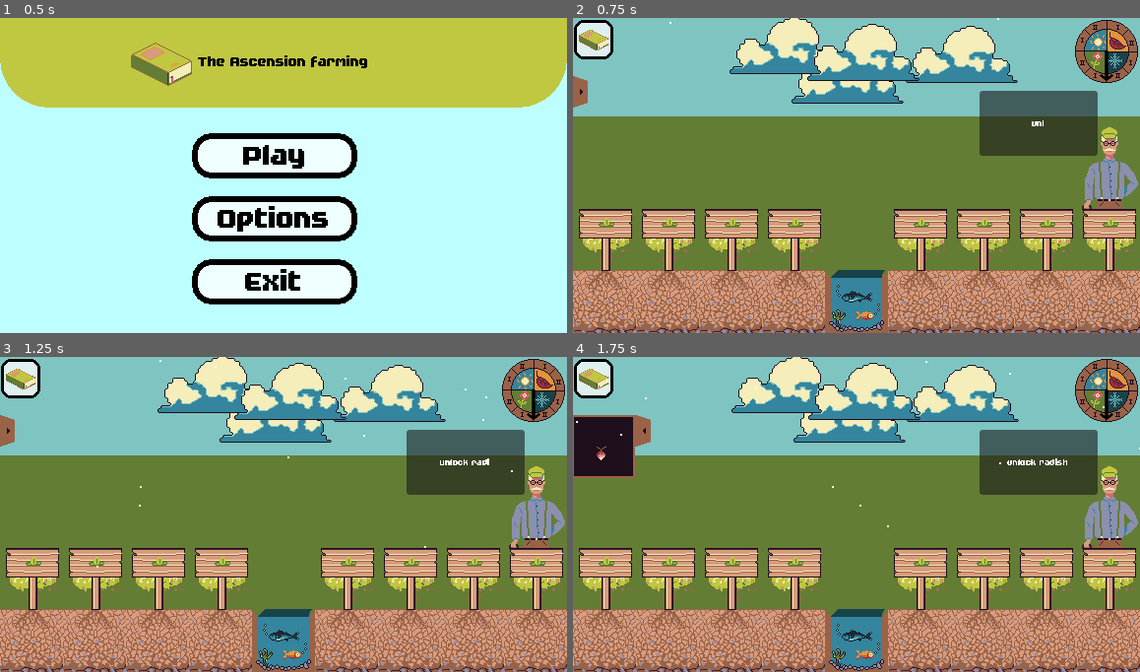
Above: before the commit, frames 1-4 (two rows, left to right).
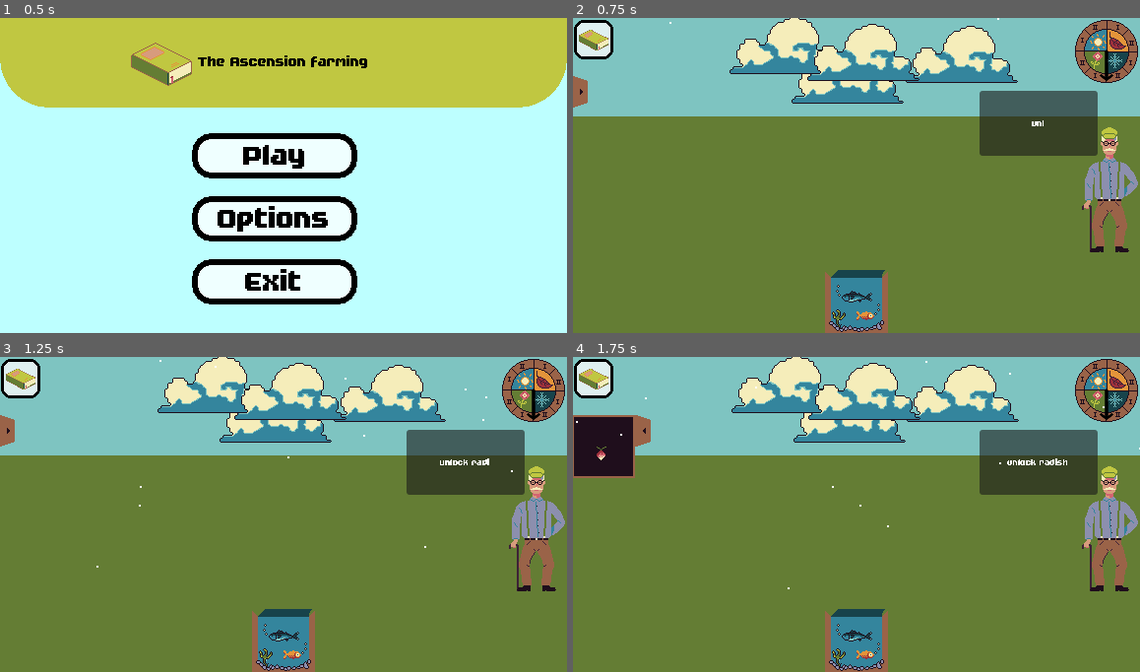
Above: after the commit, the same moments.

Repository: JustAlternate/Regenerative_Game_Jam
Game: Godot game, scene res://Scenes/menu.tscn
Same seed, same stepped clock (60 frames per second), same inputs: the game is played once before the commit and once after it.
Inputs (mouse positions are in pixels of both pictures, inside the frame that each line leads up to):
- Up to frame 1 (0.5 s): no input
- Up to frame 2 (0.75 s): click "Play" at 0.5 s
- Up to frame 3 (1.25 s): no input
- Up to frame 4 (1.75 s): click (590, 429) at 1.25 s

Frame 1 is identical in both runs. In frame 2, 27% of the frame differs, in the area x 0-100%, y 60-100%; in frame 3, 27%; in frame 4, 27%.
Error before the commit: Invalid assignment of property or key 'flip_h' with value of type 'bool' on a base object of type 'null instance'. (res://Scripts/plante.gd:185)

Commit message:
j'avais oublié de push ça, tien je te commit la gueule

Diff:
--- a/Scenes/plante.tscn
+++ b/Scenes/plante.tscn
@@ -1,28 +1,35 @@
 [gd_scene load_steps=85 format=3 uid="uid://c5fwrbut46wua"]
 
 [ext_resource type="Script" path="res://Scripts/plante.gd" id="1_y1icu"]
-[ext_resource type="Texture2D" uid="uid://bbvbeuti548n0" path="res://Assets/Plant/sprite-ail.png" id="2_f3og3"]
-[ext_resource type="Texture2D" uid="uid://b2pcc55u4mark" path="res://Assets/Plant/sprite-carrot.png" id="2_yptac"]
-[ext_resource type="Texture2D" uid="uid://dqvwtfurguo8m" path="res://Assets/Plant/sprite-radis.png" id="3_pf3go"]
-[ext_resource type="Texture2D" uid="uid://uvuh0myxm3vh" path="res://Assets/Plant/sprite-ble-V2.png" id="4_5w2th"]
-[ext_resource type="Texture2D" uid="uid://7ydp27xjr1d7" path="res://Assets/Plant/sprite-mais.png" id="4_ibk1u"]
-[ext_resource type="Texture2D" uid="uid://xgtqpdmkpdqj" path="res://Assets/Plant/sprite-poirreau.png" id="4_r44fc"]
-[ext_resource type="Texture2D" uid="uid://bnkf58rsixitq" path="res://Assets/Plant/sprite-tomate.png" id="4_v1td6"]
-[ext_resource type="Texture2D" uid="uid://crmf2ruwxkbrl" path="res://Assets/Plant/sprite-menthe.png" id="5_isf36"]
-[ext_resource type="Texture2D" uid="uid://ep38aaoh4p40" path="res://Assets/Plant/sprite-petit-pois.png" id="5_ohc3g"]
-[ext_resource type="Texture2D" uid="uid://du4ohw7mwa21e" path="res://Assets/Plant/sprite-courgette.png" id="5_y042f"]
-[ext_resource type="Texture2D" uid="uid://br1p3dold0lt6" path="res://Assets/sprites/vide_64x128.png" id="6_gtc40"]
-[ext_resource type="Texture2D" uid="uid://wj8fjqbdxgj0" path="res://Assets/Plant/sprite-thym.png" id="7_hduq0"]
-[ext_resource type="Texture2D" uid="uid://bqdv6gfouruea" path="res://Assets/Plant/sprite-citrouille.png" id="8_1cvg5"]
-[ext_resource type="Texture2D" uid="uid://ccbw6ia37dk52" path="res://Assets/Plant/sprite-vigne1.png" id="9_dv5hg"]
-[ext_resource type="Texture2D" uid="uid://ckfvr0mls834w" path="res://Assets/sprites/dirt_3_cailloux.png" id="16_j2quf"]
-[ext_resource type="Texture2D" uid="uid://dwjga0ich5452" path="res://Assets/Plant/sprite-panneau.png" id="17_fa14v"]
-[ext_resource type="Texture2D" uid="uid://bmlvvcf2iy174" path="res://Assets/Plant/sprite-iconeplante.png" id="18_ipay2"]
-[ext_resource type="AudioStream" uid="uid://rg8ung2lj7fx" path="res://Assets/sfx/planting.wav" id="19_p0ofx"]
-[ext_resource type="PackedScene" uid="uid://b05j16p7wwoul" path="res://Scenes/sound_pool.tscn" id="20_2bs1f"]
-[ext_resource type="AudioStream" uid="uid://diii0pnm64px0" path="res://Assets/sfx/shovel/shovel1.wav" id="21_b4wsd"]
-[ext_resource type="AudioStream" uid="uid://0qc1mvf7ri74" path="res://Assets/sfx/shovel/shovel2.wav" id="22_8l6by"]
-[ext_resource type="AudioStream" uid="uid://70nxtda7mg26" path="res://Assets/sfx/shovel/shovel3.wav" id="23_p2nfk"]
+[ext_resource type="Texture2D" uid="uid://dlf15quy3vi4o" path="res://Assets/Plant/sprite-ail.png" id="2_f3og3"]
+[ext_resource type="Texture2D" uid="uid://stit1ck0fe3n" path="res://Assets/Plant/sprite-carrot.png" id="2_yptac"]
+[ext_resource type="Texture2D" uid="uid://1qfyyj5kqiq7" path="res://Assets/Plant/sprite-radis.png" id="3_pf3go"]
+[ext_resource type="Texture2D" uid="uid://dfyv2cyqd7tqp" path="res://Assets/Plant/sprite-ble-V2.png" id="4_5w2th"]
+[ext_resource type="Texture2D" uid="uid://b72rlkx0ml7jh" path="res://Assets/Plant/sprite-mais.png" id="4_ibk1u"]
+[ext_resource type="Texture2D" uid="uid://cga7nl1a7721d" path="res://Assets/Plant/sprite-poirreau.png" id="4_r44fc"]
+[ext_resource type="Texture2D" uid="uid://cktraf36cd2nw" path="res://Assets/Plant/sprite-tomate.png" id="4_v1td6"]
+[ext_resource type="Texture2D" uid="uid://drjki2aan2g47" path="res://Assets/Plant/sprite-menthe.png" id="5_isf36"]
+[ext_resource type="Texture2D" uid="uid://b1st0s7somxas" path="res://Assets/Plant/sprite-petit-pois.png" id="5_ohc3g"]
+[ext_resource type="Texture2D" uid="uid://b0k8j38u0e0xo" path="res://Assets/Plant/sprite-courgette.png" id="5_y042f"]
+[ext_resource type="Texture2D" uid="uid://bqx2eit3830my" path="res://Assets/sprites/vide_64x128.png" id="6_gtc40"]
+[ext_resource type="Texture2D" uid="uid://jyd8cx3guki8" path="res://Assets/Plant/sprite-thym.png" id="7_hduq0"]
+[ext_resource type="Texture2D" uid="uid://olofimri6ccx" path="res://Assets/Plant/sprite-citrouille.png" id="8_1cvg5"]
+[ext_resource type="Texture2D" uid="uid://ou2fcfltpi8c" path="res://Assets/Plant/sprite-vigne1.png" id="9_dv5hg"]
+[ext_resource type="Texture2D" uid="uid://l8dm4uir158n" path="res://Assets/Plant/sprite-panneau.png" id="17_fa14v"]
+[ext_resource type="Texture2D" uid="uid://fyf227qthrju" path="res://Assets/Plant/sprite-iconeplante.png" id="18_ipay2"]
+[ext_resource type="AudioStream" uid="uid://bjjypqp0etxuf" path="res://Assets/sfx/planting.wav" id="19_p0ofx"]
+[ext_resource type="PackedScene" path="res://Scenes/sound_pool.tscn" id="20_2bs1f"]
+[ext_resource type="AudioStream" uid="uid://cs6h0dx2ju80v" path="res://Assets/sfx/shovel/shovel1.wav" id="21_b4wsd"]
+[ext_resource type="AudioStream" uid="uid://b5p6ifbtcobea" path="res://Assets/sfx/shovel/shovel2.wav" id="22_8l6by"]
+[ext_resource type="AudioStream" uid="uid://b84lmpl8n1371" path="res://Assets/sfx/shovel/shovel3.wav" id="23_p2nfk"]
+
+[sub_resource type="SpriteFrames" id="SpriteFrames_74itx"]
+animations = [{
+"frames": [],
+"loop": true,
+"name": &"0_0",
+"speed": 5.0
+}]
 
 [sub_resource type="AtlasTexture" id="AtlasTexture_4iqdw"]
 atlas = ExtResource("2_f3og3")
@@ -603,25 +610,25 @@
 atlas = ExtResource("18_ipay2")
 region = Rect2(64, 0, 64, 64)
 
+[sub_resource type="AtlasTexture" id="AtlasTexture_djgo7"]
+atlas = ExtResource("18_ipay2")
+region = Rect2(64, 64, 64, 64)
+
+[sub_resource type="AtlasTexture" id="AtlasTexture_b111x"]
+atlas = ExtResource("18_ipay2")
+region = Rect2(0, 0, 64, 64)
+
+[sub_resource type="AtlasTexture" id="AtlasTexture_cw7u3"]
+atlas = ExtResource("18_ipay2")
+region = Rect2(128, 64, 64, 64)
+
+[sub_resource type="AtlasTexture" id="AtlasTexture_5ifqy"]
+atlas = ExtResource("18_ipay2")
+region = Rect2(0, 192, 64, 64)
+
 [sub_resource type="AtlasTexture" id="AtlasTexture_d0fkd"]
 atlas = ExtResource("18_ipay2")
 region = Rect2(0, 128, 64, 64)
-
-[sub_resource type="AtlasTexture" id="AtlasTexture_b111x"]
-atlas = ExtResource("18_ipay2")
-region = Rect2(0, 0, 64, 64)
-
-[sub_resource type="AtlasTexture" id="AtlasTexture_cw7u3"]
-atlas = ExtResource("18_ipay2")
-region = Rect2(128, 64, 64, 64)
-
-[sub_resource type="AtlasTexture" id="AtlasTexture_5ifqy"]
-atlas = ExtResource("18_ipay2")
-region = Rect2(0, 192, 64, 64)
-
-[sub_resource type="AtlasTexture" id="AtlasTexture_djgo7"]
-atlas = ExtResource("18_ipay2")
-region = Rect2(64, 64, 64, 64)
 
 [sub_resource type="AtlasTexture" id="AtlasTexture_gwi5x"]
 atlas = ExtResource("18_ipay2")
@@ -675,39 +682,39 @@
 }, {
 "frames": [{
 "duration": 1.0,
+"texture": SubResource("AtlasTexture_djgo7")
+}],
+"loop": true,
+"name": &"mint",
+"speed": 5.0
+}, {
+"frames": [{
+"duration": 1.0,
+"texture": SubResource("AtlasTexture_b111x")
+}],
+"loop": true,
+"name": &"pea",
+"speed": 5.0
+}, {
+"frames": [{
+"duration": 1.0,
+"texture": SubResource("AtlasTexture_cw7u3")
+}],
+"loop": true,
+"name": &"pumpkin",
+"speed": 5.0
+}, {
+"frames": [{
+"duration": 1.0,
+"texture": SubResource("AtlasTexture_5ifqy")
+}],
+"loop": true,
+"name": &"radish",
+"speed": 5.0
+}, {
+"frames": [{
+"duration": 1.0,
 "texture": SubResource("AtlasTexture_d0fkd")
-}],
-"loop": true,
-"name": &"mint",
-"speed": 5.0
-}, {
-"frames": [{
-"duration": 1.0,
-"texture": SubResource("AtlasTexture_b111x")
-}],
-"loop": true,
-"name": &"pea",
-"speed": 5.0
-}, {
-"frames": [{
-"duration": 1.0,
-"texture": SubResource("AtlasTexture_cw7u3")
-}],
-"loop": true,
-"name": &"pumpkin",
-"speed": 5.0
-}, {
-"frames": [{
-"duration": 1.0,
-"texture": SubResource("AtlasTexture_5ifqy")
-}],
-"loop": true,
-"name": &"radish",
-"speed": 5.0
-}, {
-"frames": [{
-"duration": 1.0,
-"texture": SubResource("AtlasTexture_djgo7")
 }],
 "loop": true,
 "name": &"thym",
@@ -749,10 +756,11 @@
 [node name="plant" type="Node2D"]
 script = ExtResource("1_y1icu")
 
-[node name="Dirt3Cailloux" type="Sprite2D" parent="."]
+[node name="dirt" type="AnimatedSprite2D" parent="."]
 texture_filter = 1
 position = Vector2(0, 32)
-texture = ExtResource("16_j2quf")
+sprite_frames = SubResource("SpriteFrames_74itx")
+animation = &"0_0"
 
 [node name="sprite" type="AnimatedSprite2D" parent="."]
 texture_filter = 1
